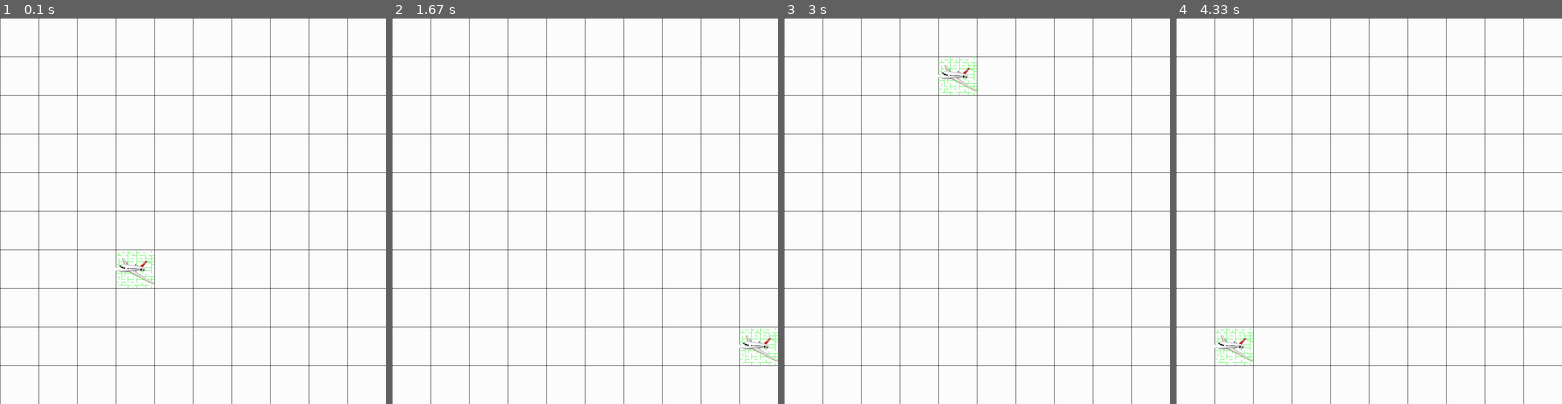
Above: before the commit, frames 1-4 (left to right).
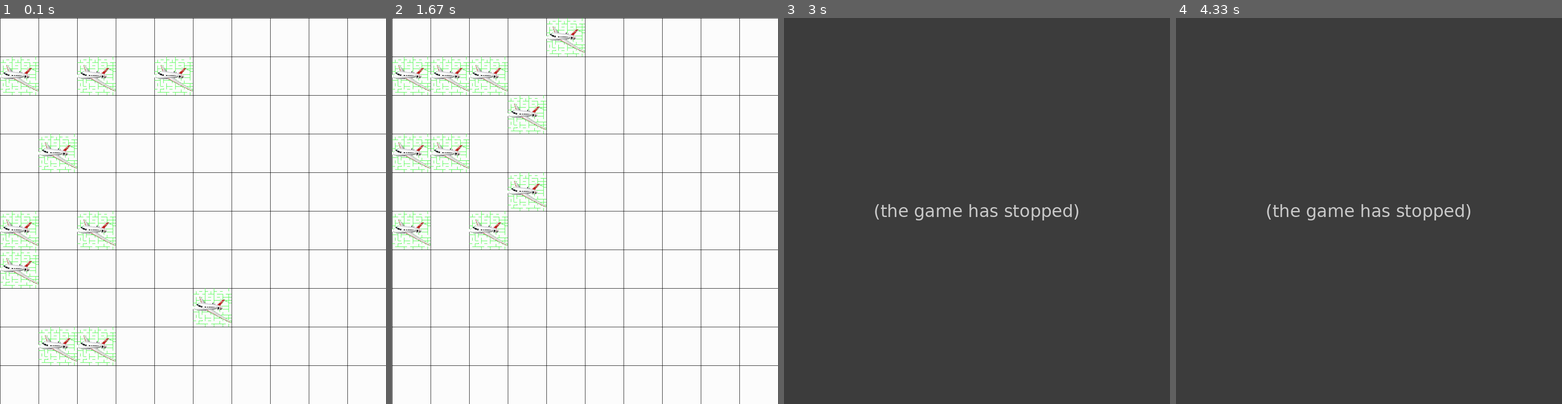
Above: after the commit, the same moments.

Repository: davidtabakman/Python-Book
Game: pygame game, started from Chapter 11/Conclusion/Game.py
Two runs of this game, one before a commit and one after it. Both use one fixed random seed, a clock stepped at 60 frames per second and the inputs below. The source is Python 2; it was converted automatically to run under Python 3.
Inputs:
- Up to frame 1 (0.1 s): no input
- Up to frame 2 (1.67 s): no input
- Up to frame 3 (3 s): no input
- Up to frame 4 (4.33 s): no input

The runs differ from the first frame. In frame 1, 3.2% of the frame differs, in the area x 0-60%, y 10-90%; in frame 2, 3.2%; in frame 3, 100%, in the area x 0-100%, y 0-100%; in frame 4, 100%.
After the commit the program exited at 1.68 s; later frames show no game.

Commit message:
Now works with 10 planes almost always

Diff:
--- a/Chapter 11/Conclusion/Control.py
+++ b/Chapter 11/Conclusion/Control.py
@@ -1,5 +1,40 @@
 # -*- coding: utf-8 -*-
 import random
+
+
+def get_adjacent_tiles(coord):
+    possible_x = []
+    possible_y = []
+    if coord[0] == 0:
+        possible_x.append(0)
+        possible_x.append(1)
+    elif coord[0] == 9:
+        possible_x.append(8)
+        possible_x.append(9)
+    else:
+        possible_x.append(coord[0] - 1)
+        possible_x.append(coord[0])
+        possible_x.append(coord[0] + 1)
+
+    if coord[1] == 0:
+        possible_y.append(0)
+        possible_y.append(1)
+    elif coord[1] == 9:
+        possible_y.append(8)
+        possible_y.append(9)
+    else:
+        possible_y.append(coord[1] - 1)
+        possible_y.append(coord[1])
+        possible_y.append(coord[1] + 1)
+
+    possible_coord = []
+    for x in possible_x:
+        for y in possible_y:
+            if not (x, y) == coord:
+                possible_coord.append((x, y))
+
+    return possible_coord
+
 
 class ControlTower(object):
 
@@ -32,81 +67,44 @@
 
     def move_plane_random(self, coord_from):
         try:
-            coord_to_x = coord_from[0]
-            coord_to_y = coord_from[1]
-            if coord_to_x == 0:
-                coord_to_x += random.randrange(0, 2, 1)
-            elif coord_to_x == 9:
-                coord_to_x -= random.randrange(0, 2, 1)
-            else:
-                coord_to_x += random.randrange(-1, 2, 1)
-            if coord_to_y == 0:
-                if coord_to_x == coord_from[0]:
-                    coord_to_y += 1
-                else:
-                    coord_to_y += random.randrange(0, 2, 1)
-            elif coord_to_y == 9:
-                if coord_to_x == coord_from[0]:
-                    coord_to_y -= 1
-                else:
-                    coord_to_y -= random.randrange(0, 2, 1)
-            else:
-                if coord_to_x == coord_from[0]:
-                    coord_to_y += random.randrange(-1, 2, 2)
-                else:
-                    coord_to_y += random.randrange(-1, 2, 1)
-
-            self.move_plane(coord_from, (coord_to_x, coord_to_y))
+            adjacent_tiles = get_adjacent_tiles(coord_from)
+            self.move_plane(coord_from, adjacent_tiles[random.randint(0, len(adjacent_tiles) - 1)])
         except IndexError:
             print "error: failed to move plane from {} because: the tile is out of the board".format(coord_from)
         except Exception, e:
             print "error: failed to move plane from {} because: {}".format(coord_from, e)
 
-    def intervention_required(self, coord):
-        """Checks if an intervention is required at a specific coordinate on the board
+    def get_adjacent_planes(self, coord):
+        """Lists all adjacent planes coordinates to a plane at a coordinate
         Return Value:
-            True if there are two planes adjacent
-            False if not
+            Empty list if no adjacent planes found or there is no plane at the given coordinate
+            List of adjacent planes coordinates if there are any
         """
         try:
-            center_tile = self.get_tile_at_coord(coord)
-            if center_tile.get_plane() is None:
-                return False
+            adjacent_planes = []
             #Check adjacent tiles
-            from_x = coord[0] - 1
-            to_x = coord[0] + 2
-            if coord[0] == 0:
-                from_x += 1
-            elif coord[0] == 9:
-                to_x -= 1
-            from_y = coord[1] - 1
-            to_y = coord[1] + 2
-            if coord[1] == 0:
-                from_y += 1
-            elif coord[1] == 9:
-                to_y -= 1
-            #Upper tiles
-            if not coord[1] == 0:
-                for x in xrange(from_x, to_x):
-                    if self.get_tile_at_coord((x, from_y)).get_plane() is not None:
-                        return True
-            #Side tiles
-            if not coord[0] == 0:
-                if self.get_tile_at_coord((coord[0] - 1, coord[1])).get_plane() is not None:
-                    return True
-            elif not coord[0] == 9:
-                if self.get_tile_at_coord((coord[0] + 1, coord[1])).get_plane() is not None:
-                    return True
-            #Bottom tiles
-            if not coord[1] == 9:
-                for x in xrange(from_x, to_x):
-                    if self.get_tile_at_coord((x, to_y-1)).get_plane() is not None:
-                        return True
-            #No intervention needed
-            return False
+            for coord in get_adjacent_tiles(coord):
+                if not self.get_tile_at_coord(coord).get_plane() is None:
+                    adjacent_planes.append(coord)
+            return adjacent_planes
         except Exception, e:
             print "error checking intervention at {} because {}".format(coord, e)
-            return False
+            return []
+
+    def move_plane_algorithm(self, coord):
+        adjacent_planes = self.get_adjacent_planes(coord)
+        adjacent_tiles = get_adjacent_tiles(coord)
+        possible_coord = []
+        for tile in adjacent_tiles:
+            if not adjacent_planes.count(tile) > 0 and not tile == coord:
+                possible_coord.append(tile)
+        possible_coord.sort(key=self.coord_priority)
+        coord_to = possible_coord[0]
+
+        self.move_plane(coord, coord_to)
+
+    def coord_priority(self, coord):
+        return len(self.get_adjacent_planes(coord)) / float(len(get_adjacent_tiles(coord)))
 
     def control_coord(self, coord):
         """Checks if a specific coordinate needs intervention, if yes applies algorithm
@@ -115,8 +113,11 @@
             1 if move was random
             0 if algorithm was applied
         """
-        if self.get_tile_at_coord(coord) is None:
+        if self.get_tile_at_coord(coord).get_plane() is None:
             return 0
-        if self.intervention_required(coord) is False:
+        if len(self.get_adjacent_planes(coord)) == 0:
             self.move_plane_random(coord)
             return 1
+        else:
+            self.move_plane_algorithm(coord)
+            return 0
--- a/Chapter 11/Conclusion/Game.py
+++ b/Chapter 11/Conclusion/Game.py
@@ -23,11 +23,22 @@
 #Create board
 board = Board(screen, 10, 10)
 control = ControlTower(board.get_tiles())
+board.add_plane((0, 0))
 board.add_plane((0, 1))
-control.move_plane_random((0, 1))
-
+board.add_plane((0, 2))
+board.add_plane((0, 3))
+board.add_plane((0, 4))
+board.add_plane((0, 5))
+board.add_plane((0, 6))
+board.add_plane((0, 7))
+board.add_plane((0, 8))
+board.add_plane((0, 9))
 
 finish = False
+score = 0
+moves = 0
+tries = 0
+crashes = 0
 while not finish:
     for event in pygame.event.get():
         if event.type == pygame.QUIT:
@@ -35,9 +46,14 @@
     #Game stuff
     for x in xrange(0, 10):
         for y in xrange(0, 10):
-            control.control_coord((x, y))
+            if not control.get_tile_at_coord((x, y)).get_plane() is None:
+                moves += 1
+            score += control.control_coord((x, y))
+    if moves >= 4000:
+        print "score: {}, moves: {}".format(score, moves)
+        finish = True
     board.draw()
 
     #Render
     pygame.display.flip()
-    clock.tick(60)
+    clock.tick(1000)
Not shown, changed: Chapter 11/Conclusion/Control.pyc
